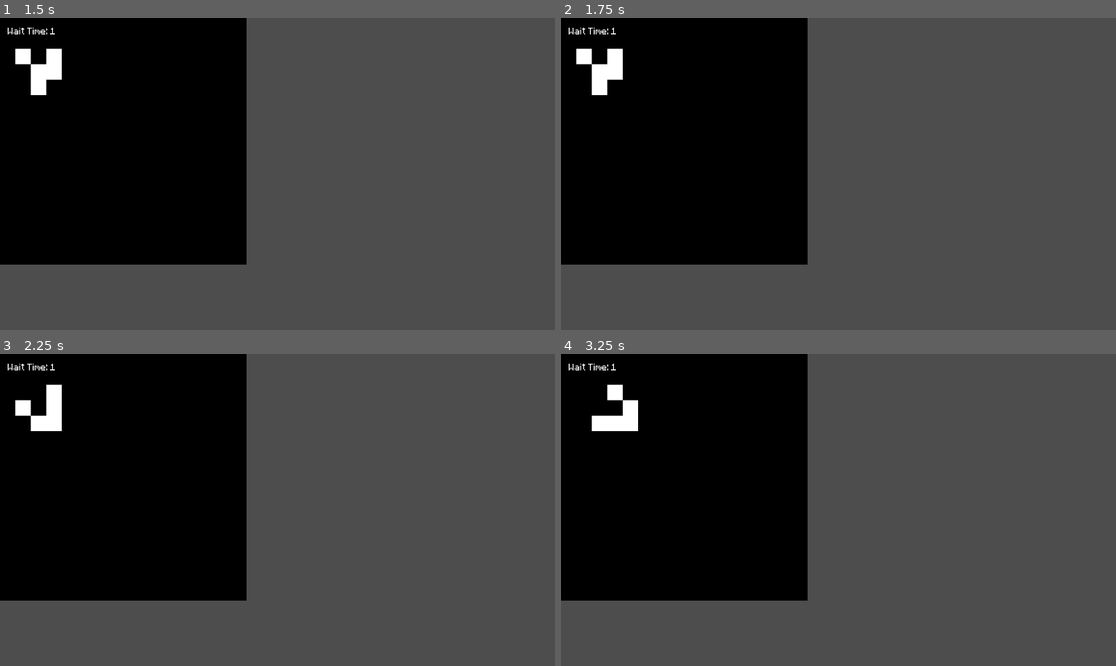
Above: before the commit, frames 1-4 (two rows, left to right).
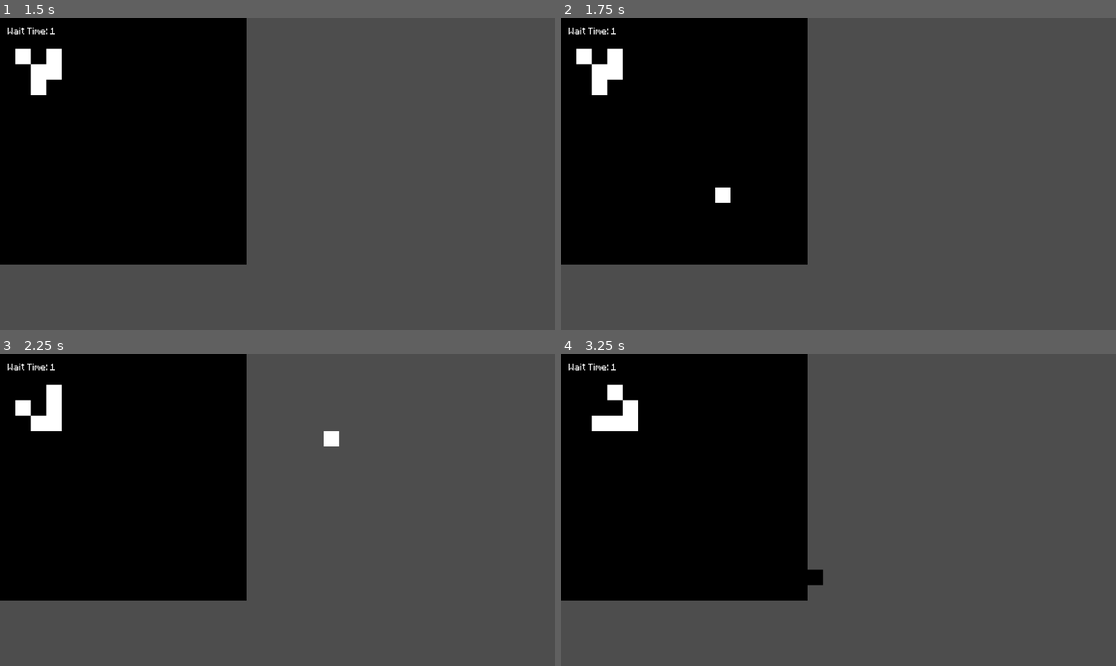
Above: after the commit, the same moments.

Repository: javier-adrian/GOL-GDS
Game: Godot game, scene res://main.tscn
Two runs of this game, one before a commit and one after it. Both use one fixed random seed, a clock stepped at 60 frames per second and the inputs below.
Inputs (mouse positions are in pixels of both pictures, inside the frame that each line leads up to):
- Up to frame 1 (1.5 s): tap Enter (commit, bound only after the commit) at 0.5 s; move the mouse to (399, 158) at 0.52 s; tap . (next) at 0.6 s; tap Space (play) at 0.8, 1.25, 1.35 s; move the mouse to (166, 189) at 1.27 s
- Up to frame 2 (1.75 s): click (727, 189) at 1.55 s
- Up to frame 3 (2.25 s): move the mouse to (333, 441) at 2.02 s; click (333, 441) at 2.1 s
- Up to frame 4 (3.25 s): tap Enter (commit, bound only after the commit) at 2.3, 2.75, 2.85 s; move the mouse to (810, 572) at 2.77 s; right-click (810, 572) at 3.05 s

Frame 1 is identical in both runs. In frame 2, 0.1% of the frame differs, in the area x 27-31%, y 54-60%; in frame 3, 0.1%, in the area x 58-62%, y 24-30%; in frame 4, 0.1%.

Commit message:
add in-game editing

Diff:
--- a/World.gd
+++ b/World.gd
@@ -5,19 +5,27 @@
 var cell: Vector2i
 var neighbors: int
 
-
-func is_alive(cell: Vector2i):
-	return get_cell_atlas_coords(0, cell) == Vector2i(0, 0)
+var main_layer := 0
+var edit_layer := 1
 
 
-func get_neighbors(cell: Vector2i) -> int:
+func is_alive(layer: int, cell: Vector2i):
+	return get_cell_atlas_coords(layer, cell) == Vector2i(0, 0)
+
+
+func get_neighbors(layer: int, cell: Vector2i) -> int:
 	var neighbors = 0
 	for x in range(cell.x - 1, cell.x + 2):
 		for y in range(cell.y - 1, cell.y + 2):
 			if not (x == cell.x and y == cell.y):
-				if is_alive(Vector2i(x, y)):
+				if is_alive(layer, Vector2i(x, y)):
 					neighbors += 1
 	return neighbors
+
+func commit():
+	for cell in get_used_cells(edit_layer):
+		if is_alive(edit_layer, cell):
+			set_cell(main_layer, cell, 0, Vector2i(0,0))
 
 
 func update():
@@ -26,8 +34,8 @@
 	for x in range(16):
 		for y in range(16):
 			cell = Vector2i(x, y)
-			neighbors = get_neighbors(cell)
-			if is_alive(cell):
+			neighbors = get_neighbors(main_layer, cell)
+			if is_alive(main_layer, cell):
 				if neighbors == 2 or neighbors == 3:
 					living.append(cell)
 				else:
@@ -49,7 +57,7 @@
 	for x in range(16):
 		for y in range(16):
 			cell = Vector2i(x, y)
-			if is_alive(cell):
+			if is_alive(main_layer, cell):
 				living.append(cell)
 			else:
 				dead.append(cell)
--- a/main.gd
+++ b/main.gd
@@ -5,6 +5,8 @@
 @onready var world := $World
 var started := false
 var playing := false
+
+var tile_size = 32
 
 
 func _ready():
@@ -25,6 +27,15 @@
 	if Input.is_action_just_released("next"):
 		world.update()
 
+	if Input.is_action_just_released("add"):
+		var cell_coords = floor(get_viewport().get_mouse_position() / Vector2(tile_size, tile_size))
+		world.set_cell(1, cell_coords, 0, Vector2i(0, 0))
+	if Input.is_action_just_released("remove"):
+		var cell_coords = floor(get_viewport().get_mouse_position() / Vector2(tile_size, tile_size))
+		world.set_cell(1, cell_coords, 0, Vector2i(1, 0))
+	if Input.is_action_just_released("commit"):
+		world.commit()
+
 
 func _on_timer_timeout():
 	if playing:
--- a/main.tscn
+++ b/main.tscn
@@ -23,6 +23,8 @@
 format = 2
 layer_0/name = "main"
 layer_0/tile_data = PackedInt32Array(196609, 0, 0, 196610, 0, 0, 196611, 0, 0, 131075, 0, 0, 65538, 0, 0, 65570, 0, 0, 196642, 0, 0, 262177, 0, 0, 262176, 0, 0, 262175, 0, 0, 262174, 0, 0, 131102, 0, 0, 196638, 0, 0, 65567, 0, 0)
+layer_1/name = "edit"
+layer_1/tile_data = PackedInt32Array()
 script = ExtResource("2_i4kns")
 
 [node name="Timer" type="Timer" parent="."]
--- a/project.godot
+++ b/project.godot
@@ -41,3 +41,18 @@
 "events": [Object(InputEventKey,"resource_local_to_scene":false,"resource_name":"","device":-1,"window_id":0,"alt_pressed":false,"shift_pressed":false,"ctrl_pressed":false,"meta_pressed":false,"pressed":false,"keycode":0,"physical_keycode":45,"key_label":0,"unicode":45,"echo":false,"script":null)
 ]
 }
+add={
+"deadzone": 0.5,
+"events": [Object(InputEventMouseButton,"resource_local_to_scene":false,"resource_name":"","device":-1,"window_id":0,"alt_pressed":false,"shift_pressed":false,"ctrl_pressed":false,"meta_pressed":false,"button_mask":0,"position":Vector2(0, 0),"global_position":Vector2(0, 0),"factor":1.0,"button_index":1,"canceled":false,"pressed":false,"double_click":false,"script":null)
+]
+}
+remove={
+"deadzone": 0.5,
+"events": [Object(InputEventMouseButton,"resource_local_to_scene":false,"resource_name":"","device":-1,"window_id":0,"alt_pressed":false,"shift_pressed":false,"ctrl_pressed":false,"meta_pressed":false,"button_mask":0,"position":Vector2(0, 0),"global_position":Vector2(0, 0),"factor":1.0,"button_index":2,"canceled":false,"pressed":false,"double_click":false,"script":null)
+]
+}
+commit={
+"deadzone": 0.5,
+"events": [Object(InputEventKey,"resource_local_to_scene":false,"resource_name":"","device":-1,"window_id":0,"alt_pressed":false,"shift_pressed":false,"ctrl_pressed":false,"meta_pressed":false,"pressed":false,"keycode":0,"physical_keycode":4194309,"key_label":0,"unicode":0,"echo":false,"script":null)
+]
+}
